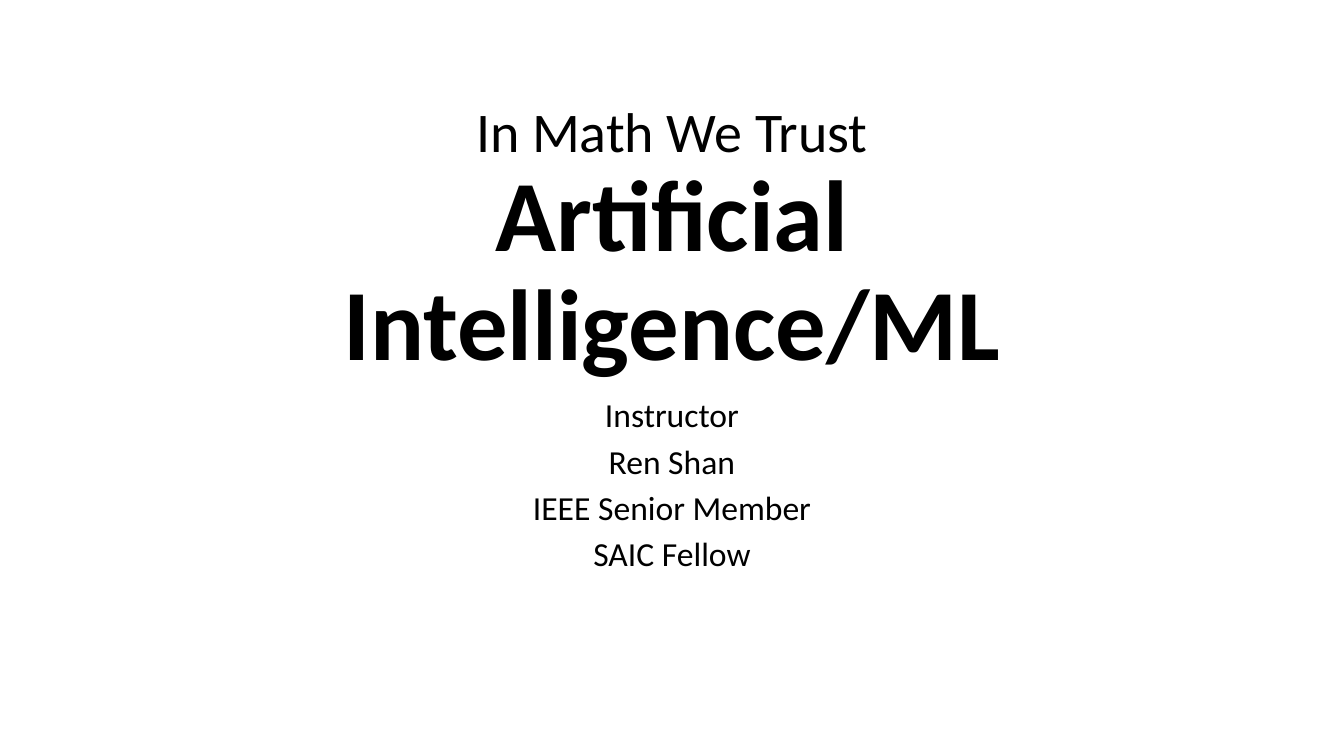
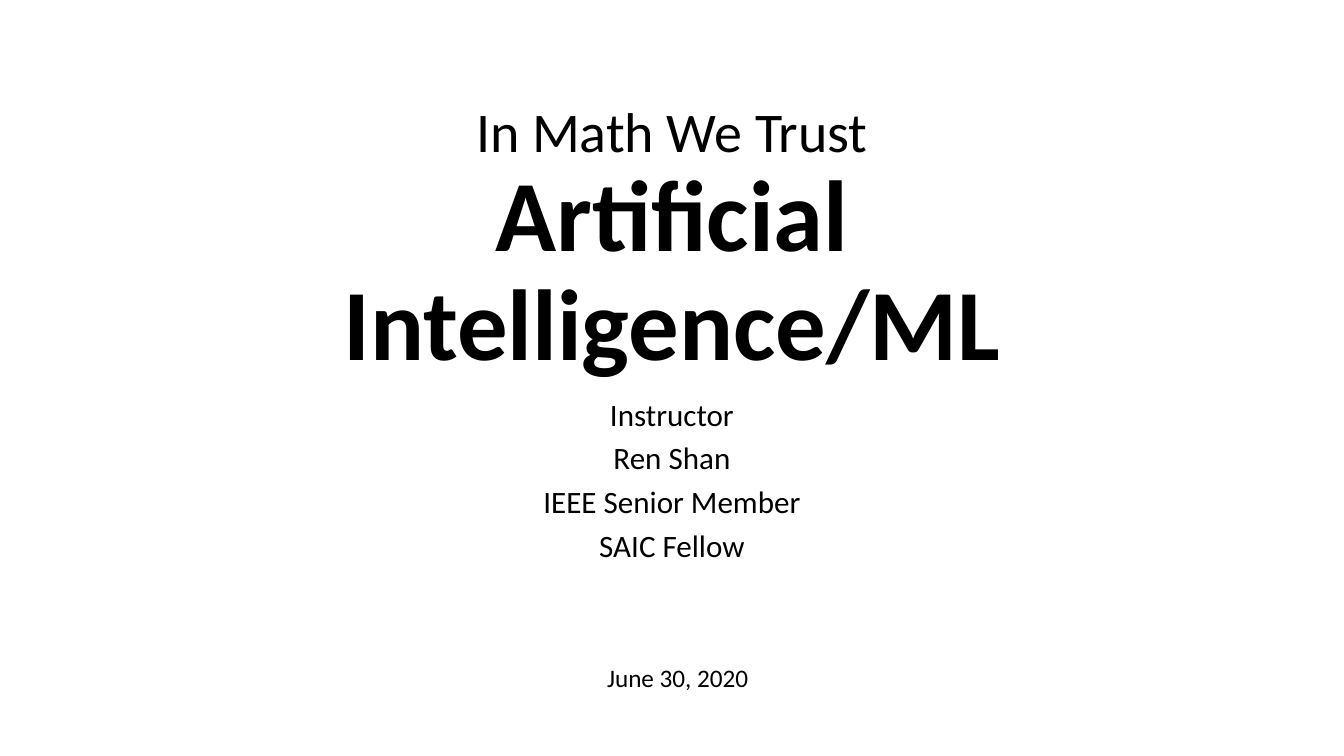
Before and after one commit to renshan2/accesspy, a slide deck: slide 1 of AI-ML-DL/Machine Learning.pptx. Drawn at 1344x756 pixels with LibreOffice and Linux fonts; fonts in the diff are those of the drawing. Boxes give left, top, right and bottom in pixels: in the first picture for what was removed or moved away, otherwise in the second. Text is boxed around its words. In the diff, an @@ line names an element or a change of style, - is before the commit and + after.

```diff
--- a/AI-ML-DL/Machine Learning.pptx
+++ b/AI-ML-DL/Machine Learning.pptx
@@ subtitle "Instructor" at box(543, 406, 800, 558): size 24 to 22.2 pt @@
@@ text added at box(607, 670, 748, 690), 18 pt, text #000000 @@
+June 30, 2020
```
Also in this commit, not shown: 2 other slides changed.
